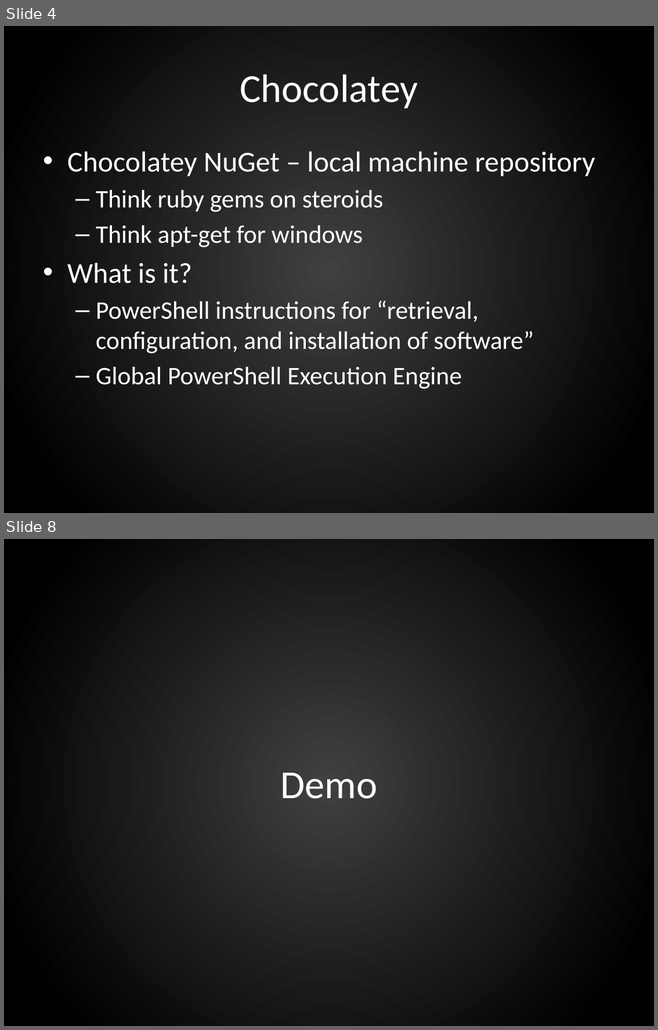
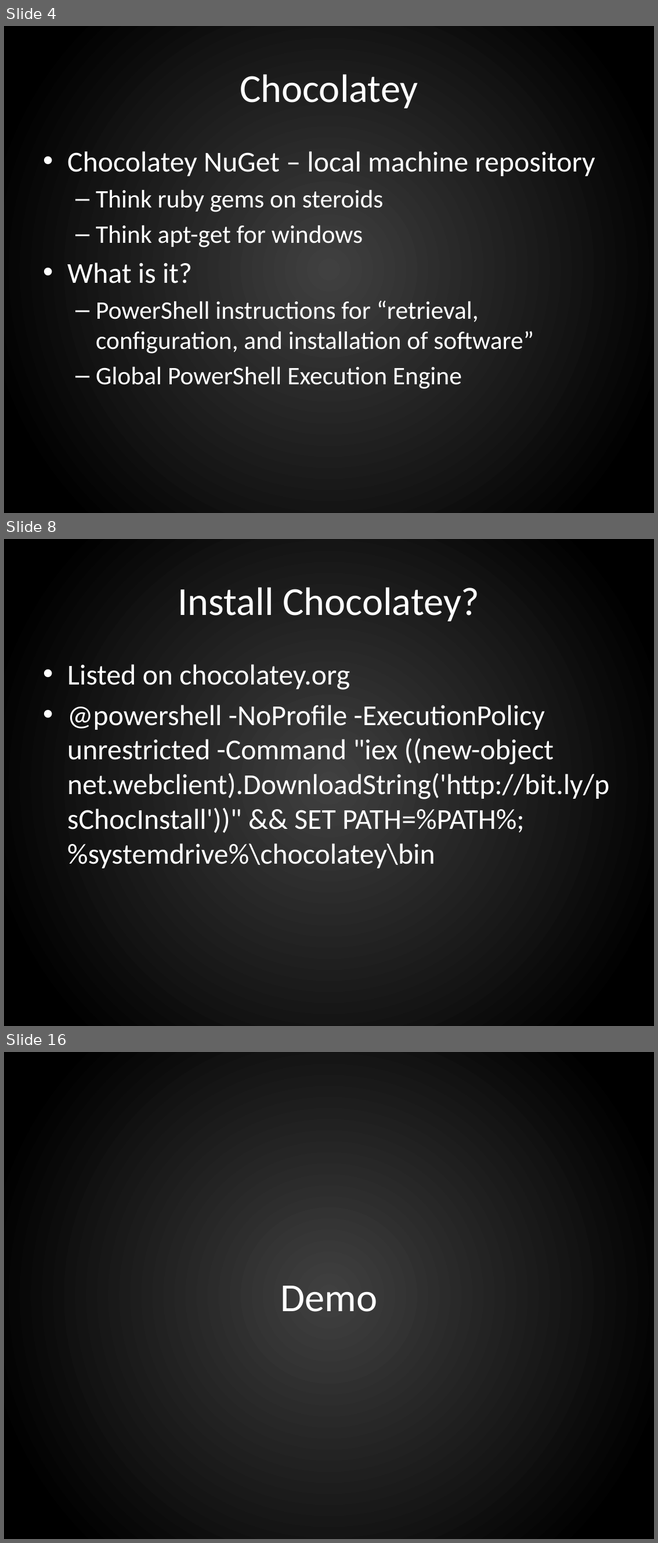
Before and after one commit to ferventcoder/presentations, a slide deck: windows/chocolatey/chocolatey.pptx. Shown one above the other, each under a label of ours: slides 4 and 8 before the commit, slides 4, 8 and 16 after it; the slides between them are not shown. The pictures are 658x1030 and 658x1543 pixels, drawn with LibreOffice and Linux fonts; fonts in the diff are those of the drawing; background and template pictures are left out. Boxes give left, top, right and bottom in pixels: in the first picture for what was removed or moved away, otherwise in the second. Text is boxed around its words. In the diff, an @@ line names an element or a change of style, - is before the commit and + after.

Commit message:
adding chocolatey slides

```diff
--- a/windows/chocolatey/chocolatey.pptx
+++ b/windows/chocolatey/chocolatey.pptx
@@ slide 8 added at [4,539,654,1026], background gradient #404040 to #000000 @@
@@ title added at [178,587,479,621], 44 pt, text #FFFFFF @@
+Install Chocolatey?
@@ text added at [67,664,609,868], 32 pt, text #FFFFFF @@
+• Listed on chocolatey.org
+• @powershell -NoProfile -ExecutionPolicy unrestricted -Command "iex ((new-object net.webclient).DownloadString('http://bit.ly/psChocInstall'))" && SET PATH=%PATH%;%systemdrive%\chocolatey\bin
@@ what was slide 8 is now slide 16 @@
```
Also in this commit, not shown: 4 slides changed, 16 other slides added, 2 slides removed.
